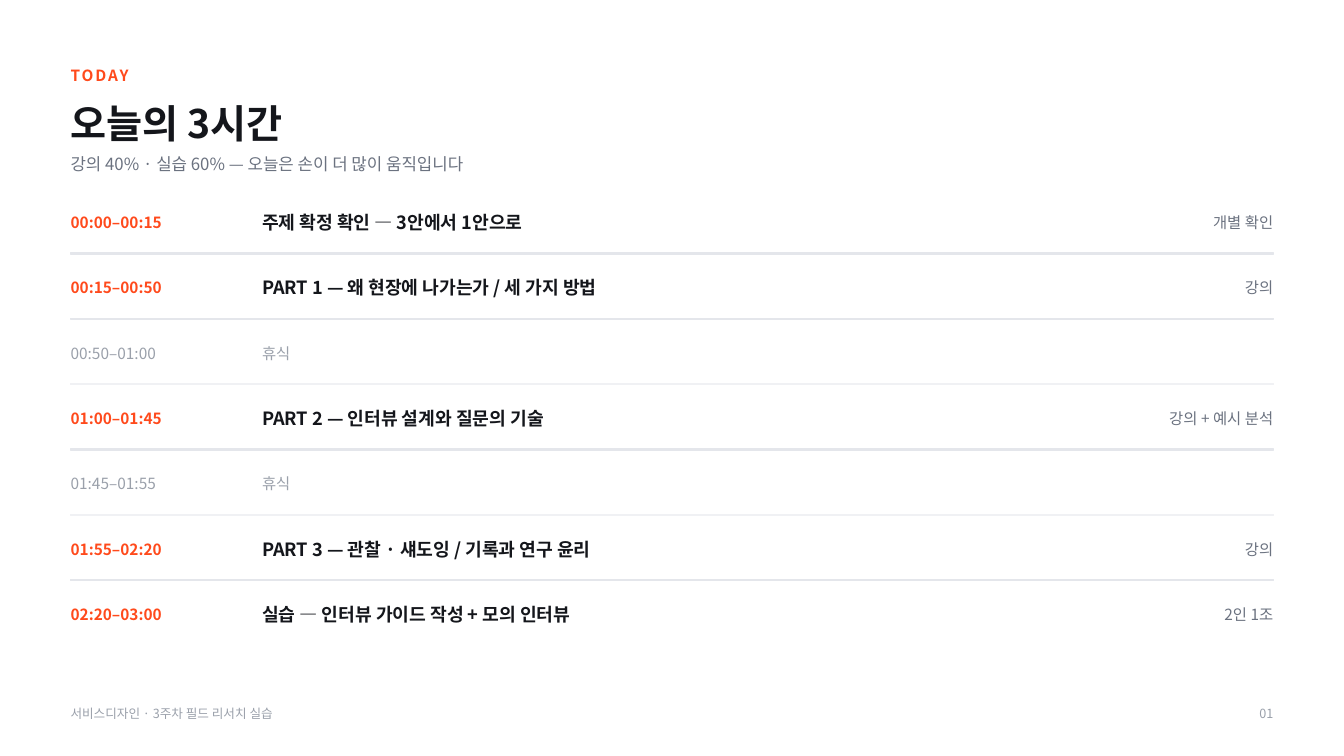
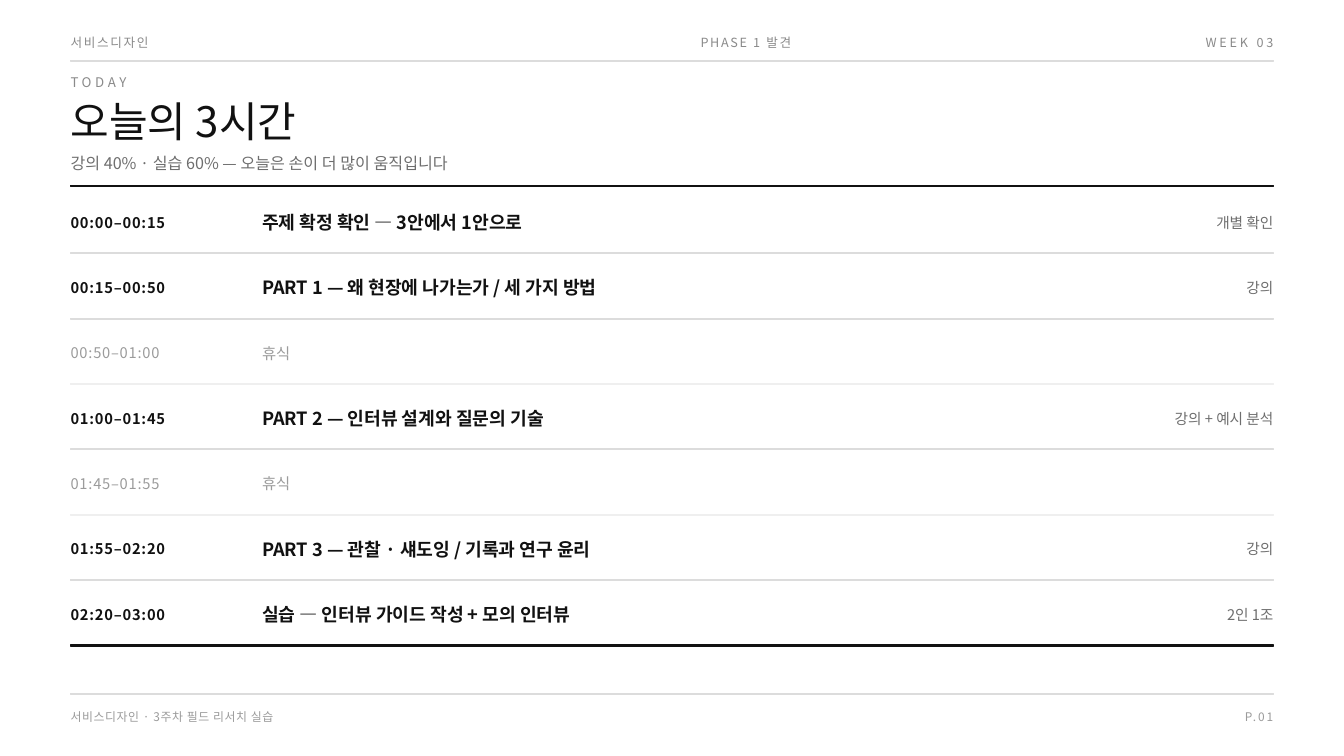
Before and after one commit to design-eng/MIN.D, a slide deck: slide 2 of dist/weeks/서비스디자인_03주차_필드리서치.pptx. Drawn at 1344x756 pixels with LibreOffice and Linux fonts; fonts in the diff are those of the drawing. Boxes give left, top, right and bottom in pixels: in the first picture for what was removed or moved away, otherwise in the second. Text is boxed around its words. In the diff, an @@ line names an element or a change of style, - is before the commit and + after.

```diff
--- a/dist/weeks/서비스디자인_03주차_필드리서치.pptx
+++ b/dist/weeks/서비스디자인_03주차_필드리서치.pptx
@@ text added at <box>71,36,149,48</box>, 9 pt, text #8A8A8A @@
+서비스디자인
@@ text added at <box>701,37,791,48</box>, 9 pt, text #8A8A8A @@
+PHASE 1 발견
@@ text added at <box>1206,38,1274,47</box>, 9 pt, text #8A8A8A @@
+WEEK 03
@@ text "TODAY": place and size @@
-text "TODAY" at <box>71,63,1273,89</box>
+text "TODAY" at <box>71,77,127,87</box>
@@ text "TODAY" at <box>71,77,127,87</box>: size 11 to 9.5 pt, text colour #FF4A1C to #8A8A8A, letter spacing 1.4 to 2.6 pt, bold off @@
@@ rectangle added at <box>71,60,1273,62</box>, fill #DCDCDC, outline #DCDCDC 1 pt @@
@@ text "오늘의 3시간" at <box>71,102,297,141</box>: size 28 to 30 pt, text colour #14161B to #111111, bold off @@
@@ text "강의 40% · 실습 60% ..." at <box>71,155,448,170</box>: size 12 to 11.5 pt, text colour #6B7280 to #6E6E6E @@
@@ rectangle added at <box>71,186,1273,187</box>, fill #111111, outline #111111 1 pt @@
@@ text "00:50–01:00" at <box>71,347,160,358</box>: size 11 to 10.5 pt, text colour #9AA0AA to #9B9B9B, letter spacing 0 to 0.6 pt @@
@@ text "휴식" at <box>262,346,290,360</box>: text colour #9AA0AA to #9B9B9B @@
@@ text "01:45–01:55" at <box>71,478,160,489</box>: size 11 to 10.5 pt, text colour #9AA0AA to #9B9B9B, letter spacing 0 to 0.6 pt @@
@@ text "휴식" at <box>262,476,290,490</box>: text colour #9AA0AA to #9B9B9B @@
@@ size 11 to 10.5 pt, text colour #FF4A1C to #111111, letter spacing 0 to 0.6 pt in 5 elements at <box>71,217,166,228</box>, <box>71,282,166,293</box>, <box>71,413,166,424</box>, <box>71,543,166,554</box>, <box>71,609,166,620</box> @@
@@ fill #E4E6EB to #DCDCDC; outline #E4E6EB 1 pt to #DCDCDC 1 pt in 4 elements at <box>71,253,1273,254</box>, <box>71,319,1273,320</box>, <box>71,449,1273,450</box>, <box>71,580,1273,581</box> @@
@@ text colour #14161B to #111111 in 5 elements at <box>262,213,523,231</box>, <box>262,278,596,296</box>, <box>262,409,543,427</box>, <box>262,540,590,558</box>, <box>262,605,570,623</box> @@
@@ size 11 to 10.5 pt, text colour #6B7280 to #6E6E6E in 5 elements at <box>1216,216,1273,229</box>, <box>1246,281,1273,294</box>, <box>1175,412,1273,425</box>, <box>1246,542,1273,555</box>, <box>1227,608,1274,621</box> @@
@@ rectangle added at <box>71,645,1273,646</box>, fill #111111, outline #111111 1 pt @@
@@ text "서비스디자인 · 3주차 필드 리서치 ..." at <box>71,711,273,722</box>: size 9 to 8.5 pt, text colour #9AA0AA to #9B9B9B, letter spacing 0 to 0.4 pt @@
@@ rectangle added at <box>71,694,1273,695</box>, fill #DCDCDC, outline #DCDCDC 1 pt @@
@@ text at <box>1245,712,1256,721</box>: text changed; size 9 to 8.5 pt; text colour #9AA0AA to #9B9B9B @@
-01
+P.01
```
Also in this commit, not shown: 16 other slides changed, 19 other files.
